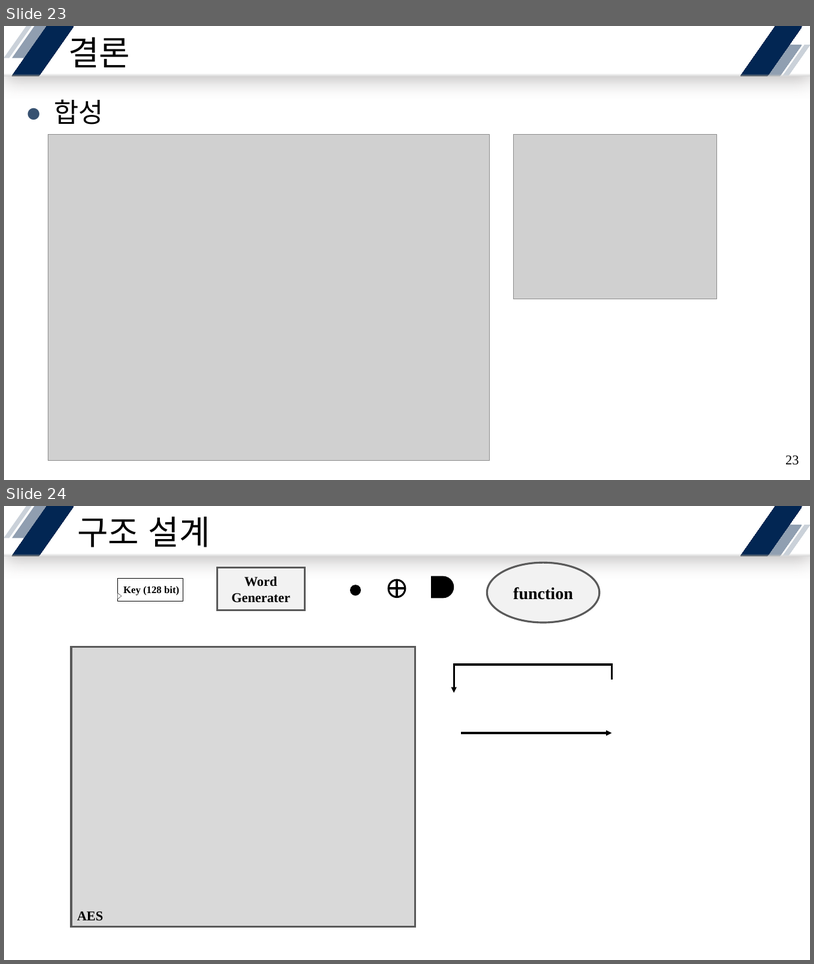
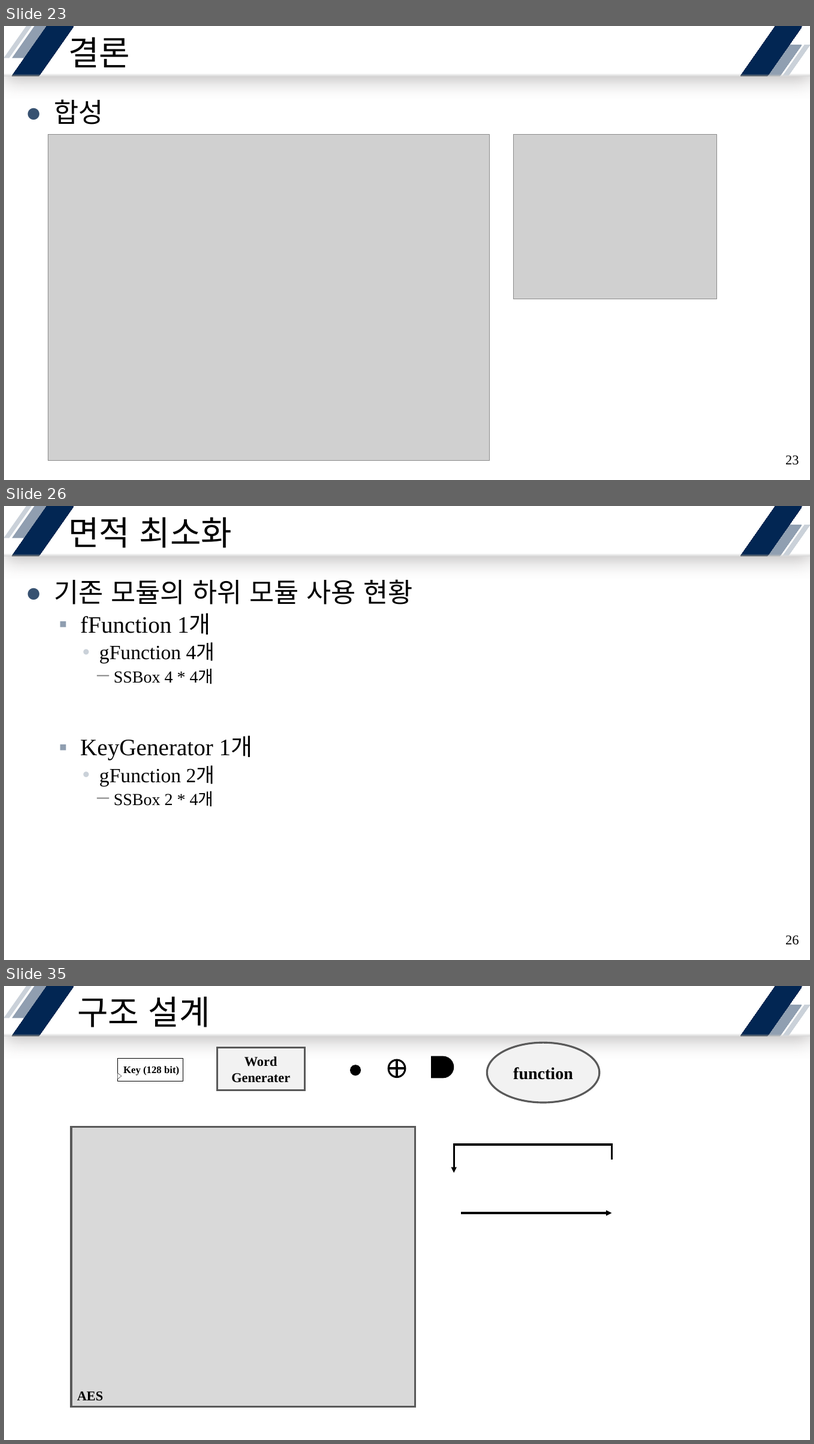
Before and after one commit to yuyu0830/FPGA_AES128, a slide deck: SEED/ref/SEED-128.pptx. Shown one above the other, each under a label of ours: slides 23 and 24 before the commit, slides 23, 26 and 35 after it; the slides between them are not shown. The pictures are 814x964 and 814x1444 pixels, drawn with LibreOffice and Linux fonts; fonts in the diff are those of the drawing; grey boxes stand for pictures. Boxes give left, top, right and bottom in pixels: in the first picture for what was removed or moved away, otherwise in the second. Text is boxed around its words. In the diff, an @@ line names an element or a change of style, - is before the commit and + after.

```diff
--- a/SEED/ref/SEED-128.pptx
+++ b/SEED/ref/SEED-128.pptx
@@ slide 26 added at (x1=4, y1=506, x2=810, y2=960), background #FFFFFF; not listed: 7 template elements that a slide beside it also shows @@
@@ title added at (x1=68, y1=511, x2=232, y2=548), 40 pt, text #000000 @@
+면적 최소화
@@ text added at (x1=54, y1=579, x2=413, y2=807), 28 pt, text #000000 @@
+● 기존 모듈의 하위 모듈 사용 현황
+  ▪ fFunction 1개
+    • gFunction 4개
+      － SSBox 4 * 4개
+  ▪ KeyGenerator 1개
+    • gFunction 2개
+      － SSBox 2 * 4개
@@ page number added at (x1=786, y1=935, x2=799, y2=945), 16 pt, text #000000 @@
+26
@@ what was slide 24 is now slide 35 @@
```
Also in this commit, not shown: 1 slide changed, 10 other slides added, 15 other files.
